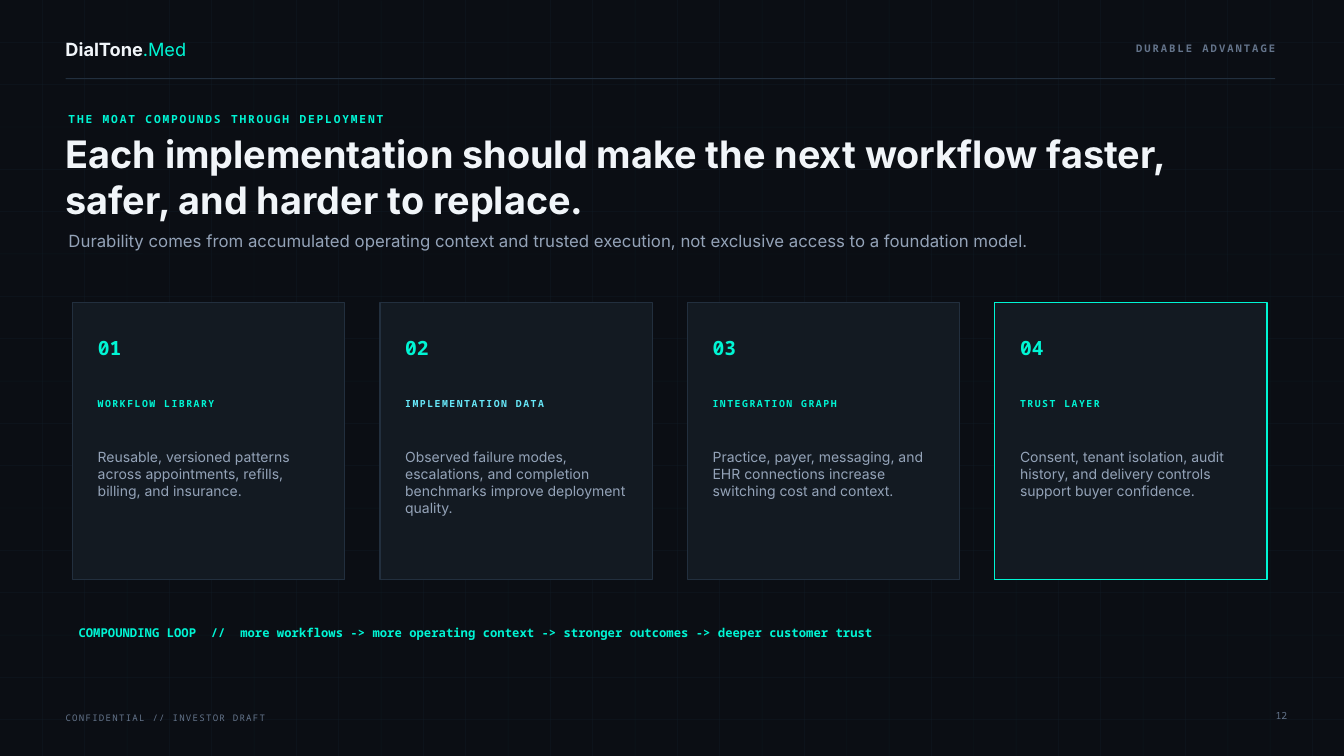
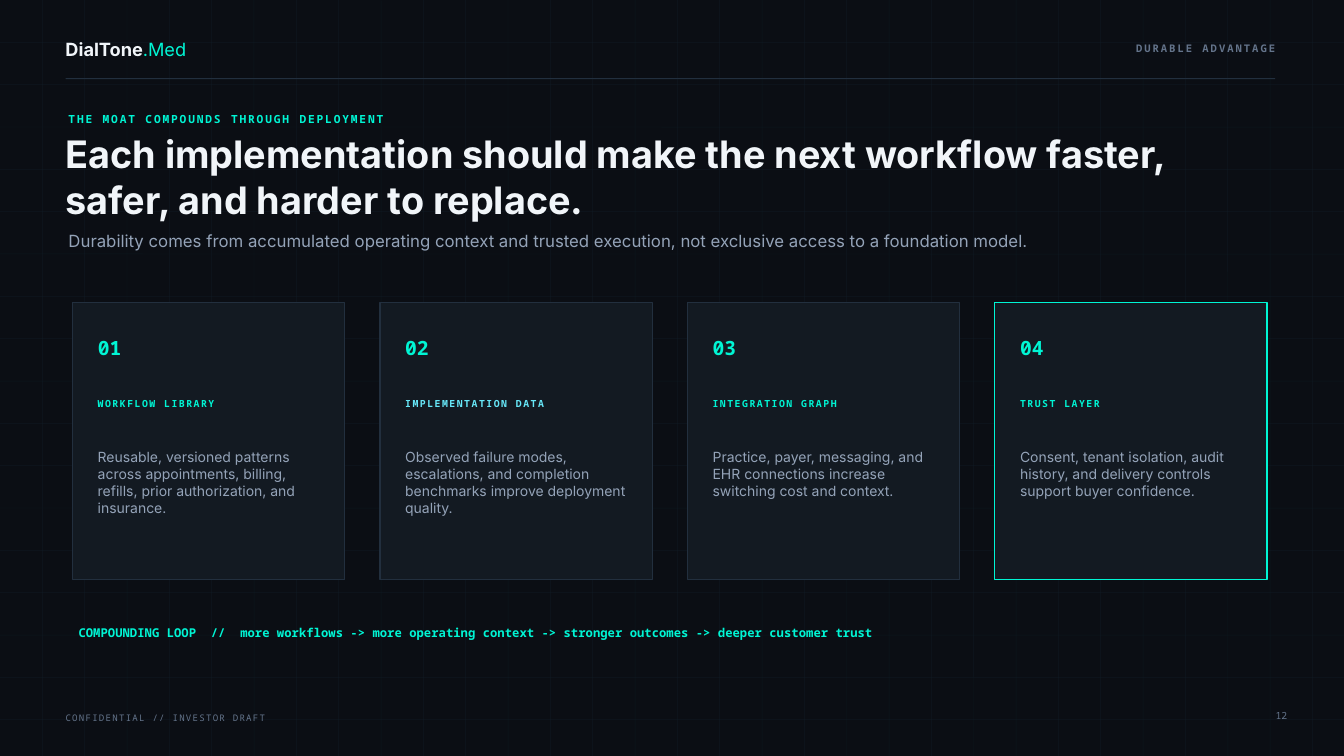
Before and after one commit to ByteStreams-AI/dialtone_med, a slide deck: slide 12 of docs/DialToneMed_Rock_Health_First_Pass.pptx. Drawn at 1344x756 pixels with LibreOffice and Linux fonts; fonts in the diff are those of the drawing. Boxes give left, top, right and bottom in pixels: in the first picture for what was removed or moved away, otherwise in the second. Text is boxed around its words. In the diff, an @@ line names an element or a change of style, - is before the commit and + after.

```diff
--- a/docs/DialToneMed_Rock_Health_First_Pass.pptx
+++ b/docs/DialToneMed_Rock_Health_First_Pass.pptx
@@ text at [98,451,295,513]: text changed @@
-Reusable, versioned patterns across appointments, refills, billing, and insurance.
+Reusable, versioned patterns across appointments, billing, refills, prior authorization, and insurance.
```
Also in this commit, not shown: 13 other slides changed, 10 other files.
